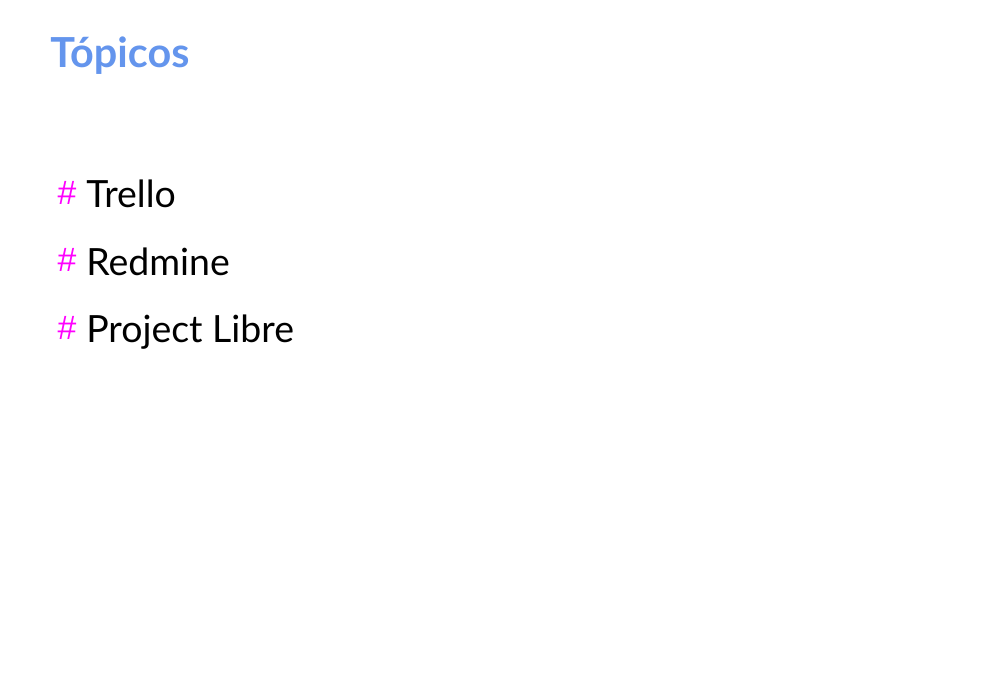
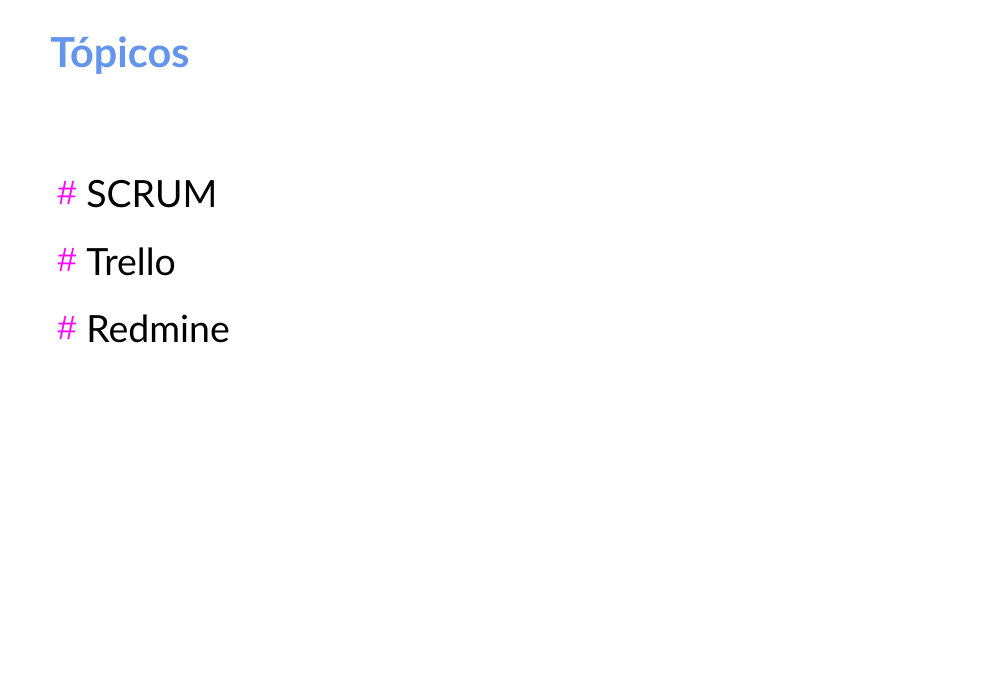
Before and after one commit to gomesluiz/gestao-de-projetos, a slide deck: slide 2 of aulas/project-aula-03.odp. Drawn at 1008x698 pixels with LibreOffice and Linux fonts; fonts in the diff are those of the drawing. Boxes give left, top, right and bottom in pixels: in the first picture for what was removed or moved away, otherwise in the second. Text is boxed around its words. In the diff, an @@ line names an element or a change of style, - is before the commit and + after.

```diff
--- a/aulas/project-aula-03.odp
+++ b/aulas/project-aula-03.odp
@@ text at bbox=[86, 180, 217, 208]: paragraph added @@
+# SCRUM
@@ text at bbox=[86, 314, 294, 349]: paragraph removed @@
-# Project Libre
```
Also in this commit, not shown: 2 slides removed, 44 other files.
